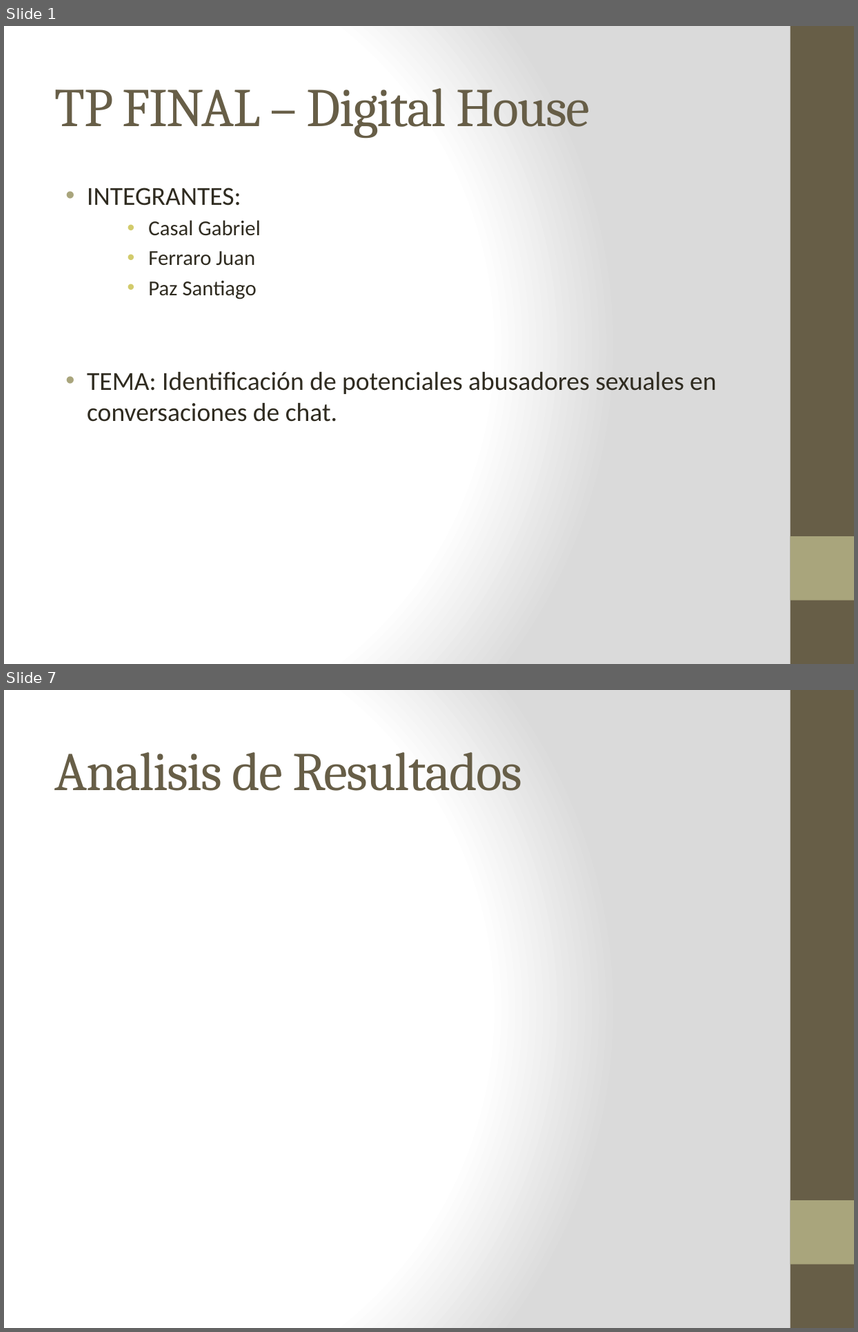
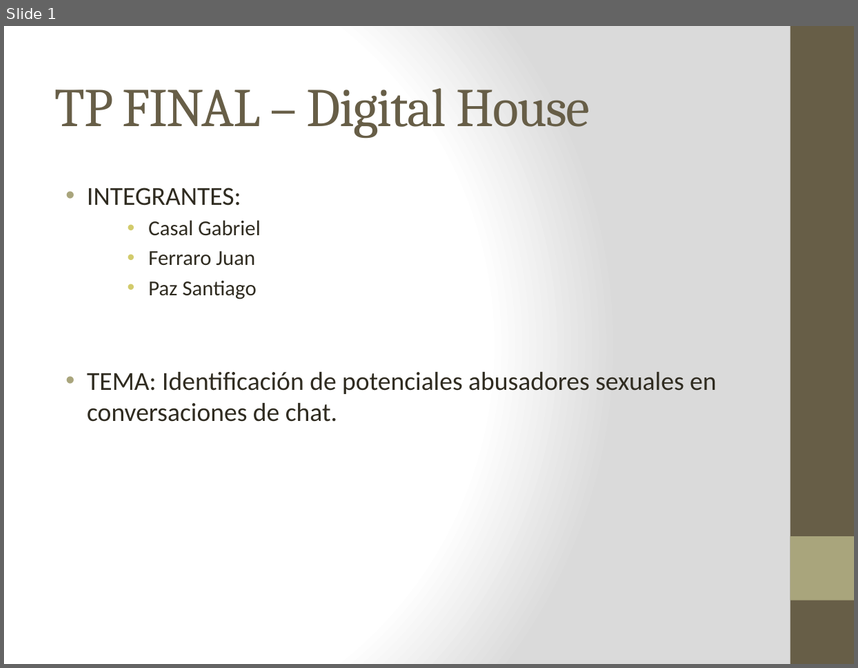
Before and after one commit to GabrielCasal/Digital_House, a slide deck: Tp Final/Presentacion/TP_FINAL_V1.pptx. Shown one above the other, each under a label of ours: slides 1 and 7 before the commit, slide 1 after it; the slides between them are not shown. The pictures are 858x1332 and 858x668 pixels, drawn with LibreOffice and Linux fonts; fonts in the diff are those of the drawing. Boxes give left, top, right and bottom in pixels: in the first picture for what was removed or moved away, otherwise in the second. Text is boxed around its words. In the diff, an @@ line names an element or a change of style, - is before the commit and + after.

```diff
--- a/Tp Final/Presentacion/TP_FINAL_V1.pptx
+++ b/Tp Final/Presentacion/TP_FINAL_V1.pptx
@@ slide 7 removed at [4,690,854,1328], background gradient #FFFFFF to #DADADA; not listed: 2 template elements that a slide beside it also shows @@
@@ title removed at [55,752,522,791] @@
-Analisis de Resultados
```
Also in this commit, not shown: 2 slides changed, 3 slides added, 4 other slides removed, 1 other file.
